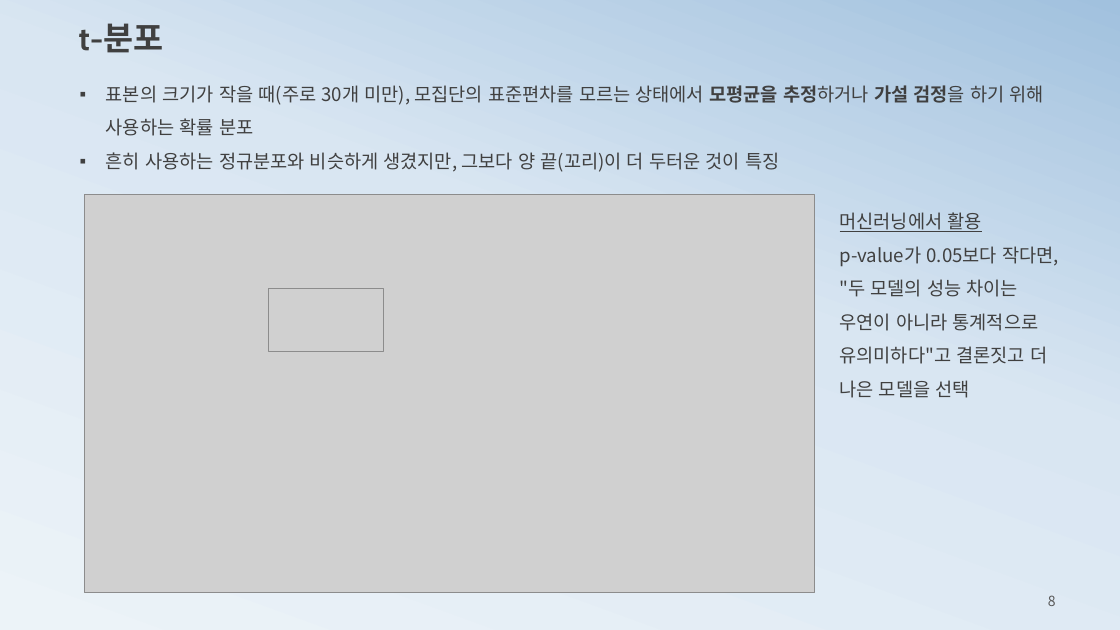
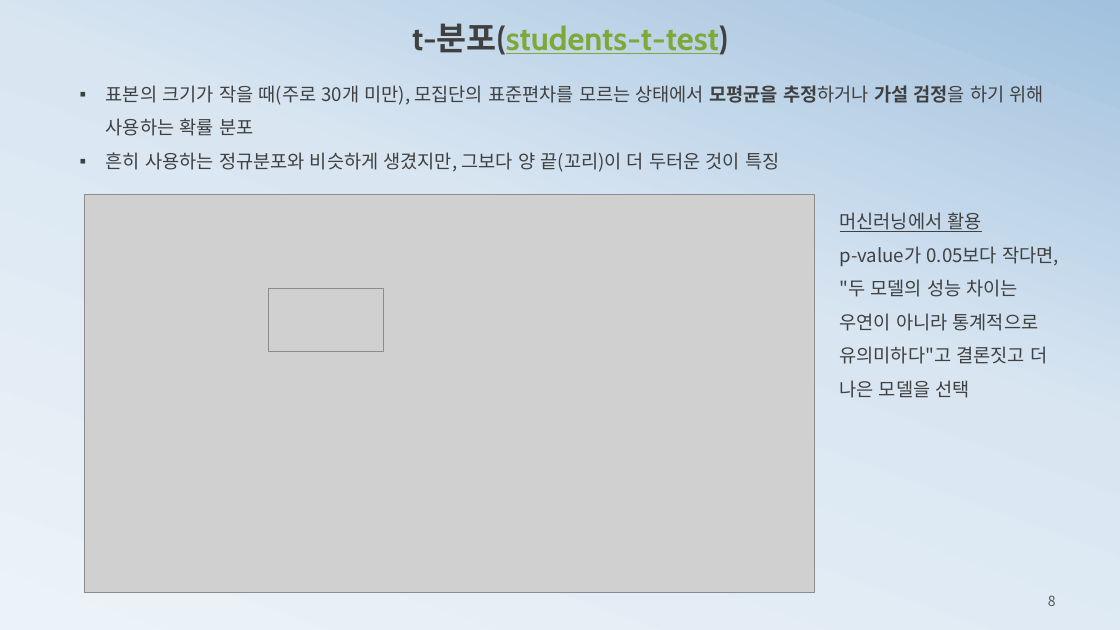
Before and after one commit to ancestor9/mathematics-for-machine-learning, a slide deck: slide 8 of 5_Hypothesis Testing.pptx. Drawn at 1120x630 pixels with LibreOffice and Linux fonts; fonts in the diff are those of the drawing; grey boxes stand for pictures. Boxes give left, top, right and bottom in pixels: in the first picture for what was removed or moved away, otherwise in the second. Text is boxed around its words. In the diff, an @@ line names an element or a change of style, - is before the commit and + after.

```diff
--- a/5_Hypothesis Testing.pptx
+++ b/5_Hypothesis Testing.pptx
@@ text at (412, 23, 728, 55): text changed; text colour #404040 to #7EA939 @@
-t-분포
+t-분포(students-t-test)
```
Also in this commit, not shown: 5 other slides changed, 10 slides added, 5 slides removed.
